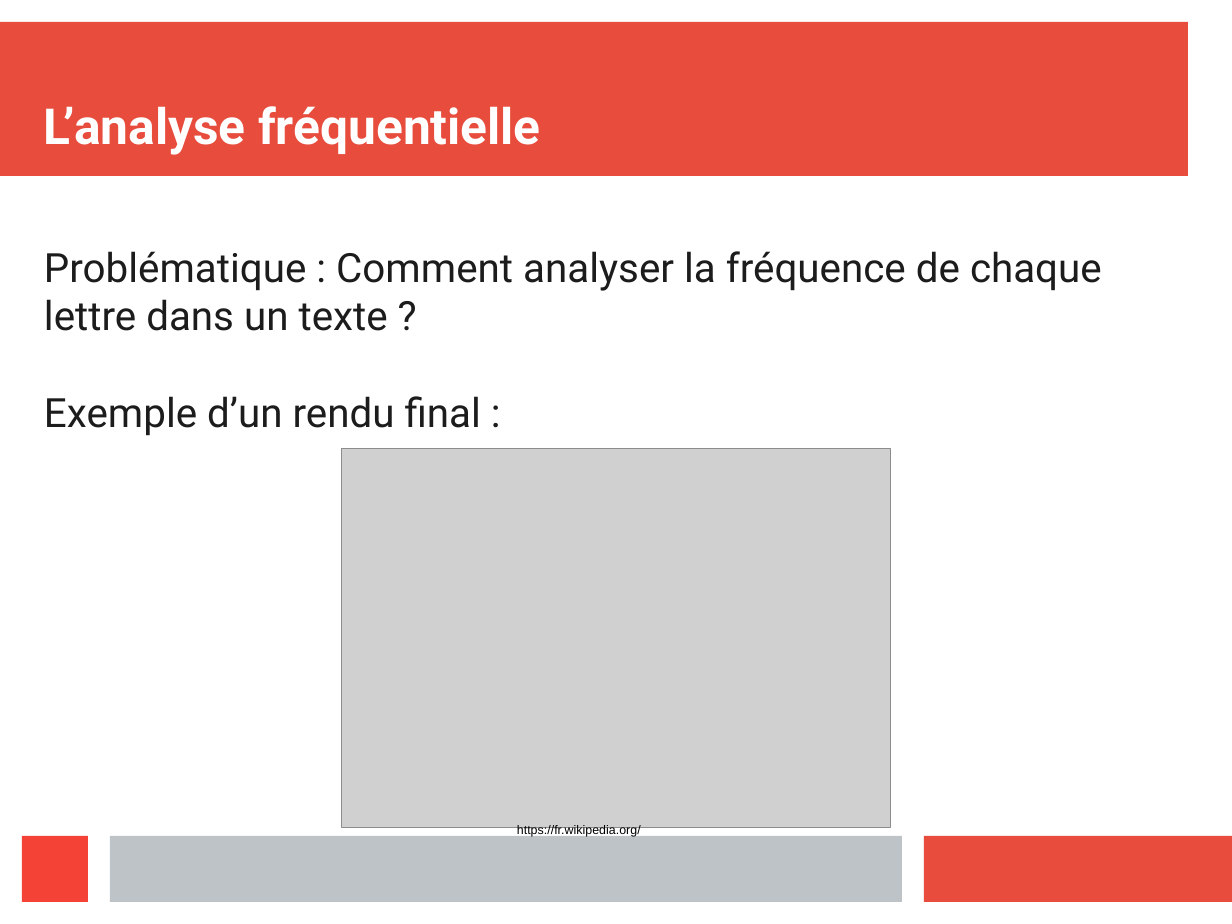
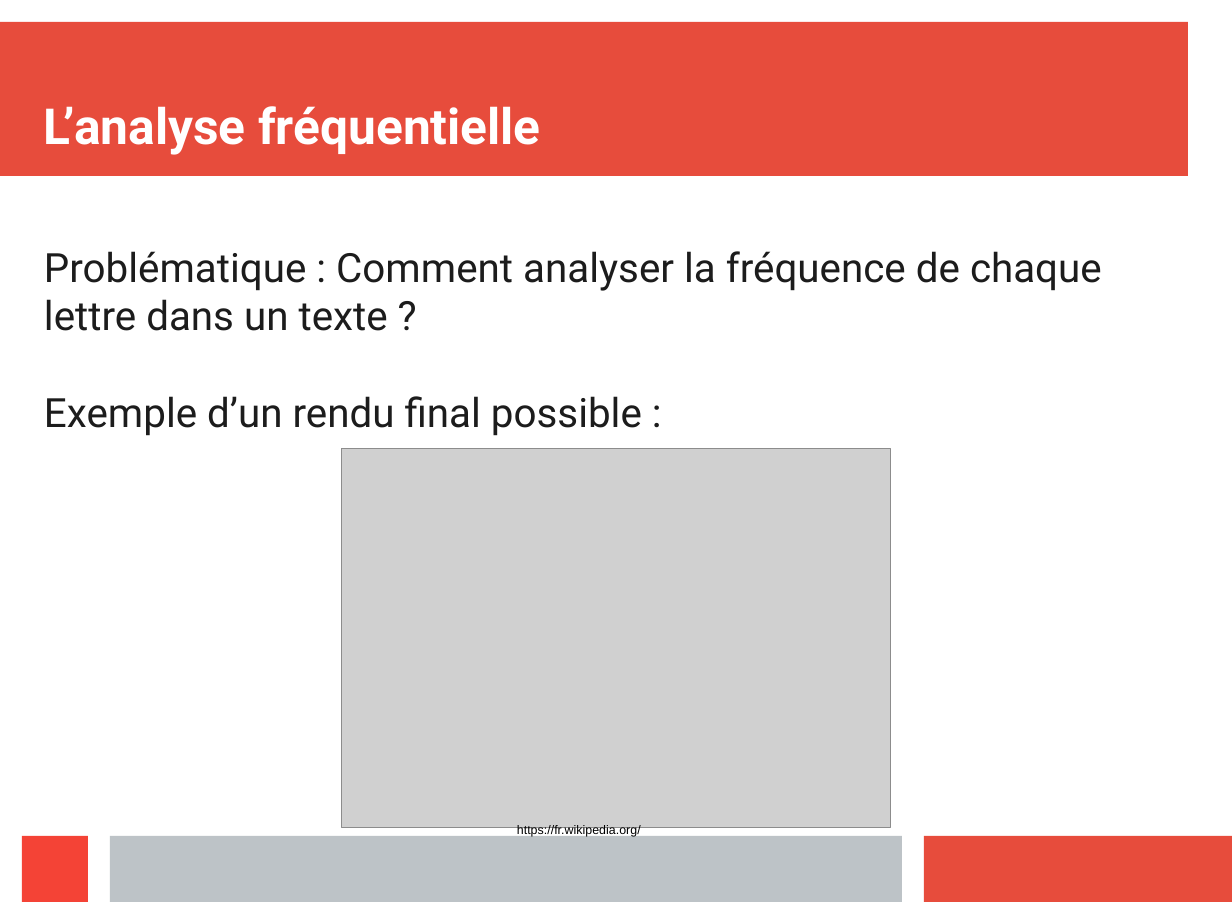
Before and after one commit to 0xbeefed/FreqAnalysis, a slide deck: slide 1 of presentationOral.odp. Drawn at 1232x924 pixels with LibreOffice and Linux fonts; fonts in the diff are those of the drawing; grey boxes stand for pictures. Boxes give left, top, right and bottom in pixels: in the first picture for what was removed or moved away, otherwise in the second. Text is boxed around its words. In the diff, an @@ line names an element or a change of style, - is before the commit and + after.

```diff
--- a/presentationOral.odp
+++ b/presentationOral.odp
@@ subtitle at [44, 396, 642, 436]: text changed @@
-Exemple d’un rendu final :
+Exemple d’un rendu final possible :
```
Also in this commit, not shown: 4 other slides changed, 4 slides added, 1 slide removed.
